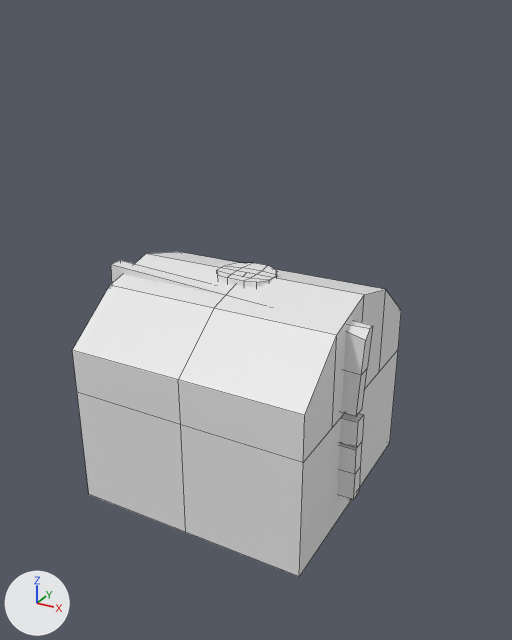
Renders of the Blender file Assets/BlenderFiles/Environment/Sign And Chest.blend from each side of a commit.
Rendered twice from a 50 mm camera at (1.064, -1.871, 1.527) aimed at (0.031, 0.007, 0.588). The axes (+X, +Y, +Z) are drawn at lower left. The lights are the same throughout. Mesh edges are drawn as thin lines.

The first picture shows 'Sign', 'chest.001'.
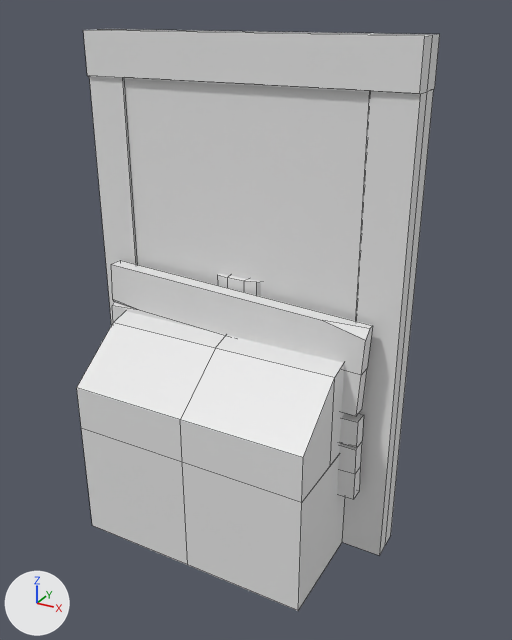
The newer file is also rescaled (x1.5), turned or shifted as a whole; pictures and numbers use the older file's frame.

The edits, one by one:
me_cube_001 has 44 vertices, 32 faces and spans x -0.4..0.4, y -0.4..0.4, z 0.0..0.75.
me_cube_001 is used by ob_chest_001; location (0.0, 0.0, 0.0).
me_cube_001 part 1: the whole mesh is moved by (0.0, 0.0, -0.133).
Mesh me_cube_003 is new.
It has 54 vertices, 43 faces and spans x -0.8..0.8, y -0.1..0.1, z 0.0..2.4.
Object 'door' (ob_door) is new; it shows me_cube_003.
Its location is (0.0, 0.0, -0.133).
Its scale is (0.667, 0.667, 0.667).

Boxes [x1, y1, x2, y2] around the edits, measured in the pictures (512 x 640 px):
'door', added
    after: [83, 29, 440, 556]
'chest.001', mesh moved
    before: [72, 252, 401, 577]
    after: [77, 311, 345, 611]
